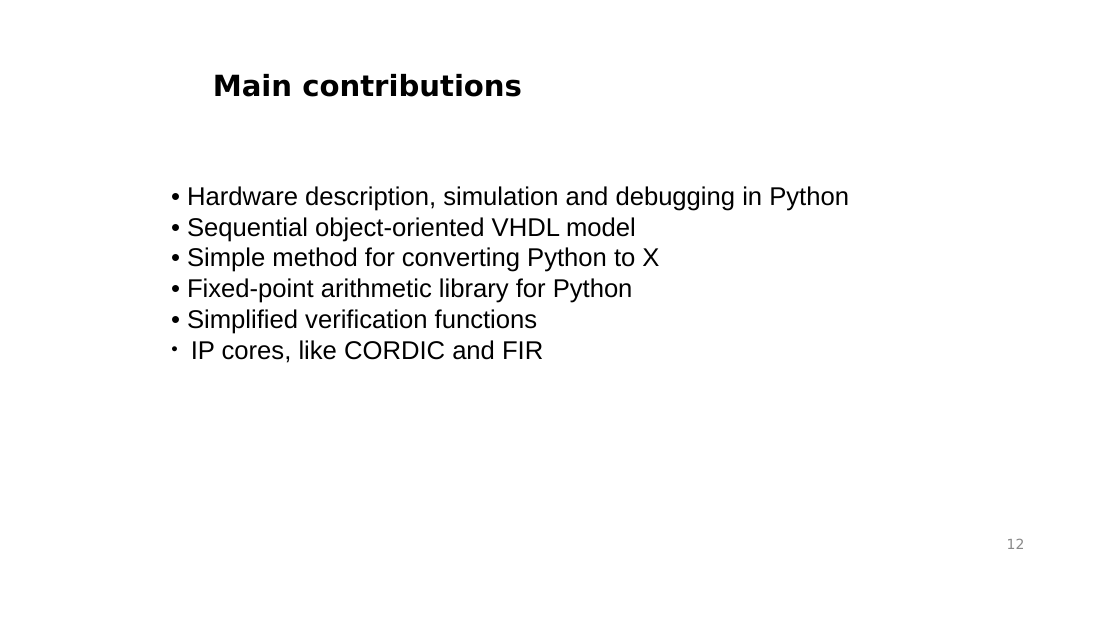
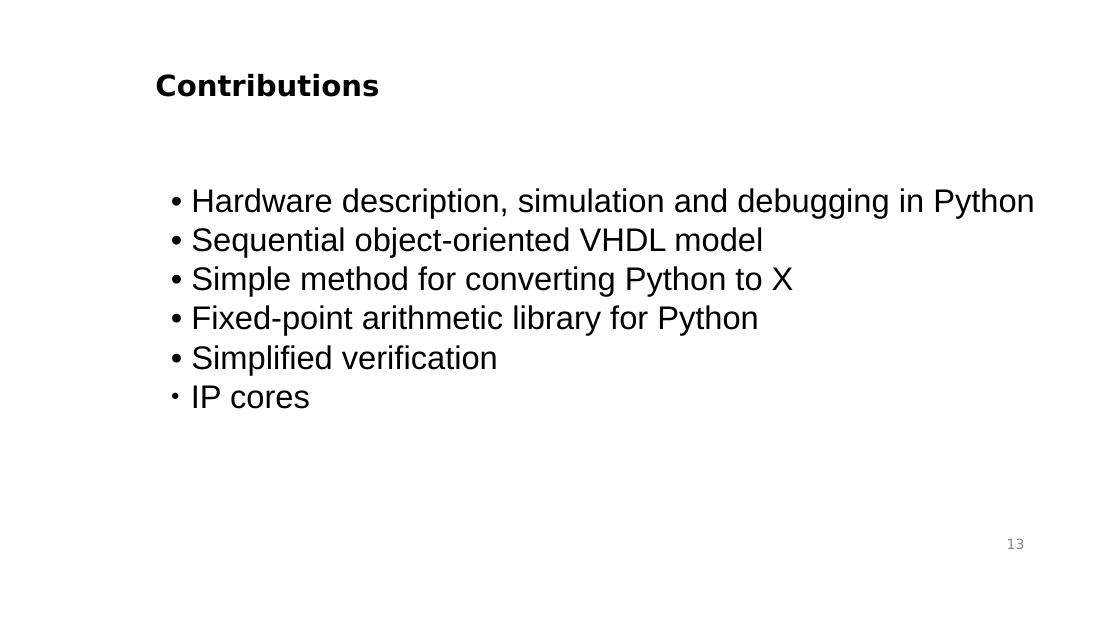
Before and after one commit to gasparka/thesis, a slide deck: slide 13 of presentation.odp (slide 12 before the commit). Drawn at 1120x630 pixels with LibreOffice and Linux fonts; fonts in the diff are those of the drawing; background and template pictures are left out. Boxes give left, top, right and bottom in pixels: in the first picture for what was removed or moved away, otherwise in the second. Text is boxed around its words. In the diff, an @@ line names an element or a change of style, - is before the commit and + after.

```diff
--- a/presentation.odp
+++ b/presentation.odp
@@ text at (155, 74, 379, 97): text changed @@
-Main contributions
+Contributions
@@ text at (191, 188, 1035, 335): size 22 to 28 pt in "• Hardware description, simulation and debugging in ...", "• Sequential object-oriented VHDL model", "• Simple method for converting Python to ...", "• Fixed-point arithmetic library for Python" @@
@@ text at (191, 345, 498, 409): text changed; size 22 to 28 pt @@
-• Simplified verification functions
-● IP cores, like CORDIC and FIR
+• Simplified verification
+● IP cores
@@ page number at (1007, 538, 1025, 549): text changed @@
-12
+13
```
Also in this commit, not shown: 14 other slides changed, 14 slides added, 2 slides removed, 1 other file.
